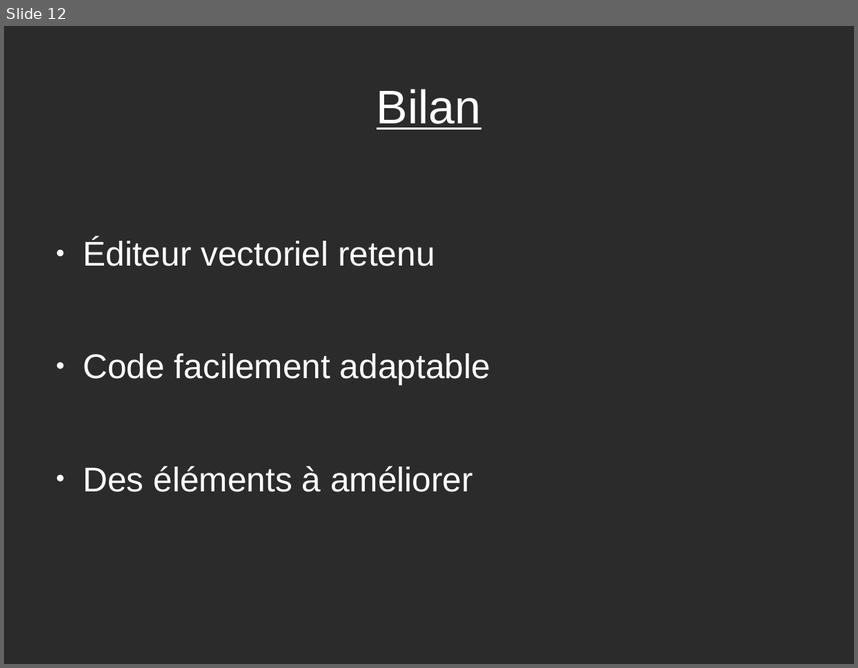
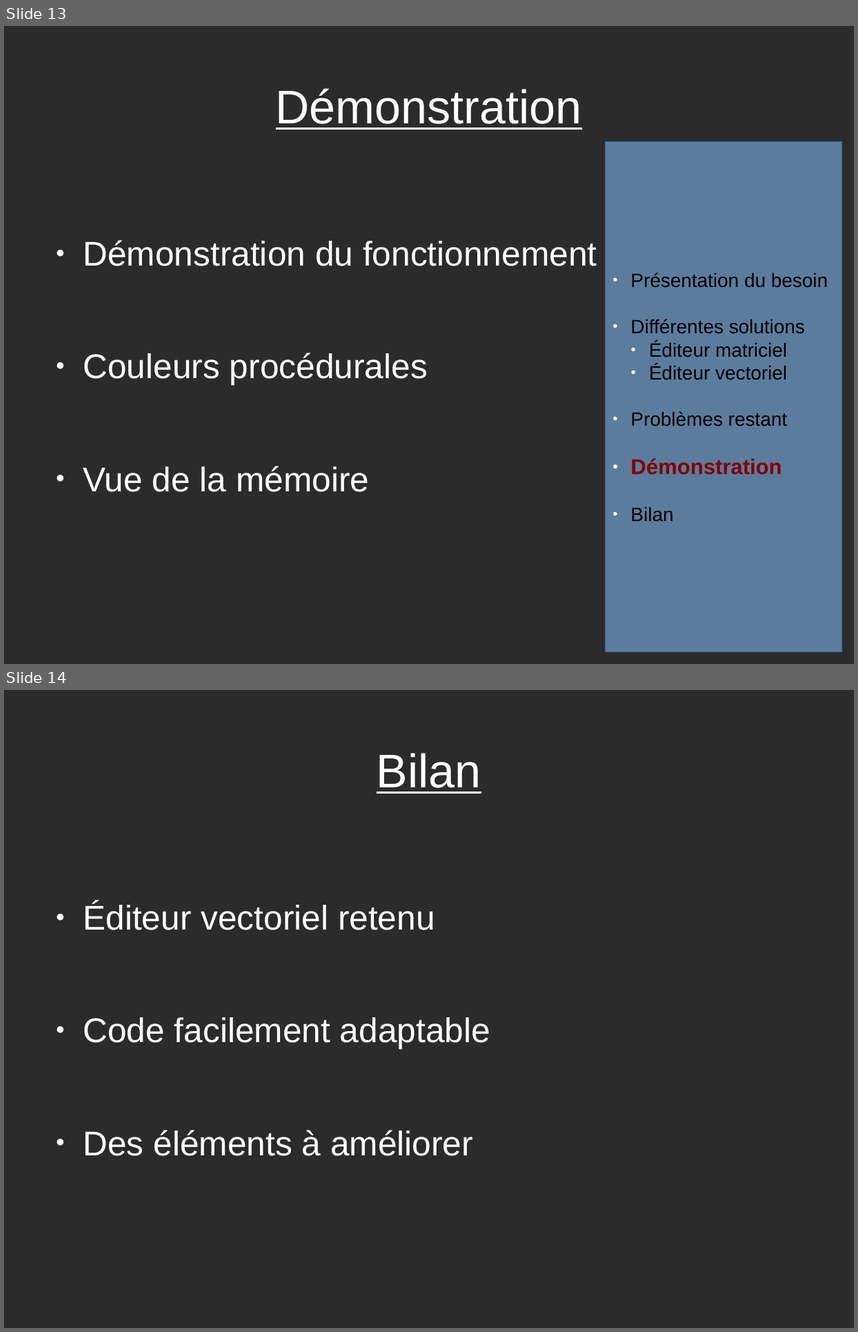
Before and after one commit to VisiteVirtuelle/-diteur-de-maison, a slide deck: Pour présentation/_Diapo de Projet.odp. Shown one above the other, each under a label of ours: slide 12 before the commit, slides 13 and 14 after it. The pictures are 858x668 and 858x1332 pixels, drawn with LibreOffice and Linux fonts; fonts in the diff are those of the drawing; background and template pictures are left out; a plain dark background stands for a picture behind light text. Boxes give left, top, right and bottom in pixels: in the first picture for what was removed or moved away, otherwise in the second. Text is boxed around its words. In the diff, an @@ line names an element or a change of style, - is before the commit and + after.

```diff
--- a/Pour présentation/_Diapo de Projet.odp
+++ b/Pour présentation/_Diapo de Projet.odp
@@ slide 13 added at box(4, 26, 854, 664), background picture (left out) @@
@@ title added at box(276, 88, 582, 129), 44 pt, text #FFFFFF, underline @@
+Démonstration
@@ rectangle added at box(606, 142, 842, 652), fill #729FCF at 70% opacity, outline #3465A4 0 pt, 18 pt, text #000000 @@
+● Présentation du besoin
+● Différentes solutions
+  ● Éditeur matriciel
+  ● Éditeur vectoriel
+● Problèmes restant
+● Démonstration
+● Bilan
@@ text added at box(83, 240, 597, 492), 32 pt, text #FFFFFF @@
+● Démonstration du fonctionnement
+● Couleurs procédurales
+● Vue de la mémoire
@@ what was slide 12 is now slide 14 @@
```
Also in this commit, not shown: 8 slides changed, 3 other slides added, 2 slides removed, 1 other file.
